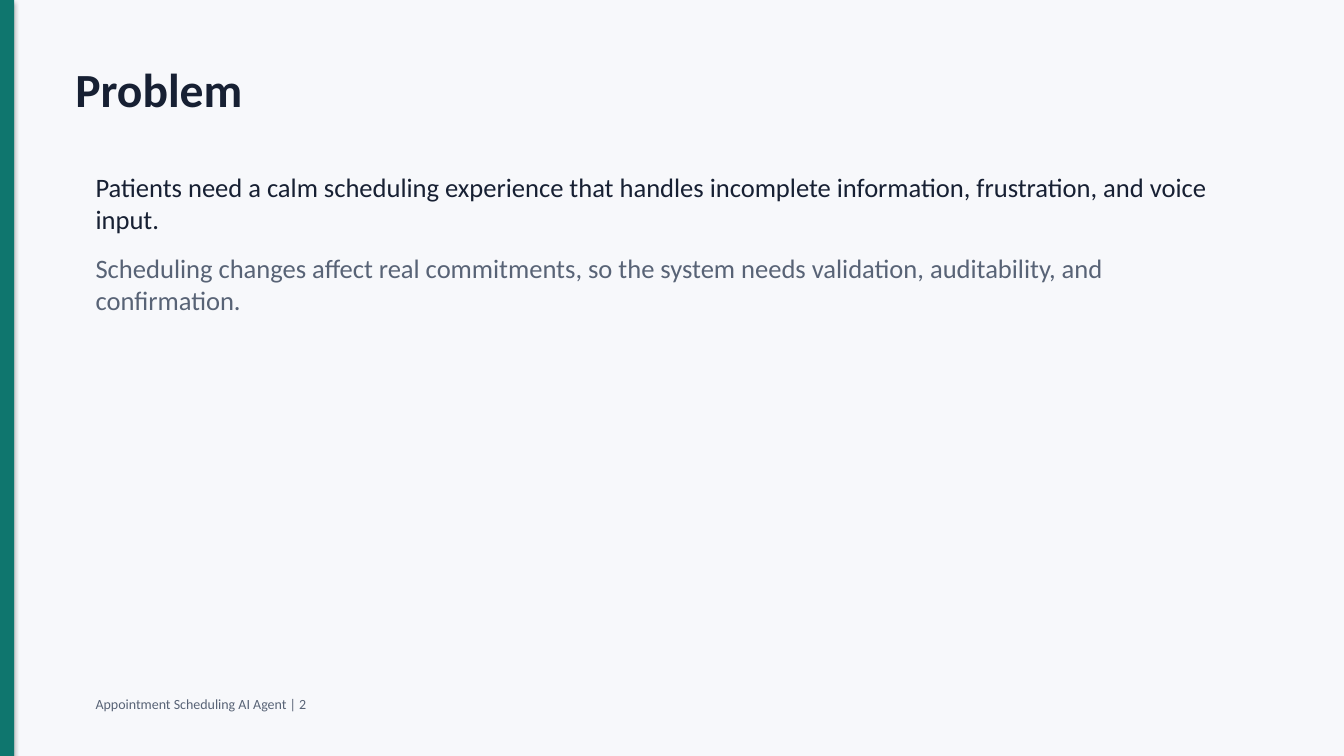
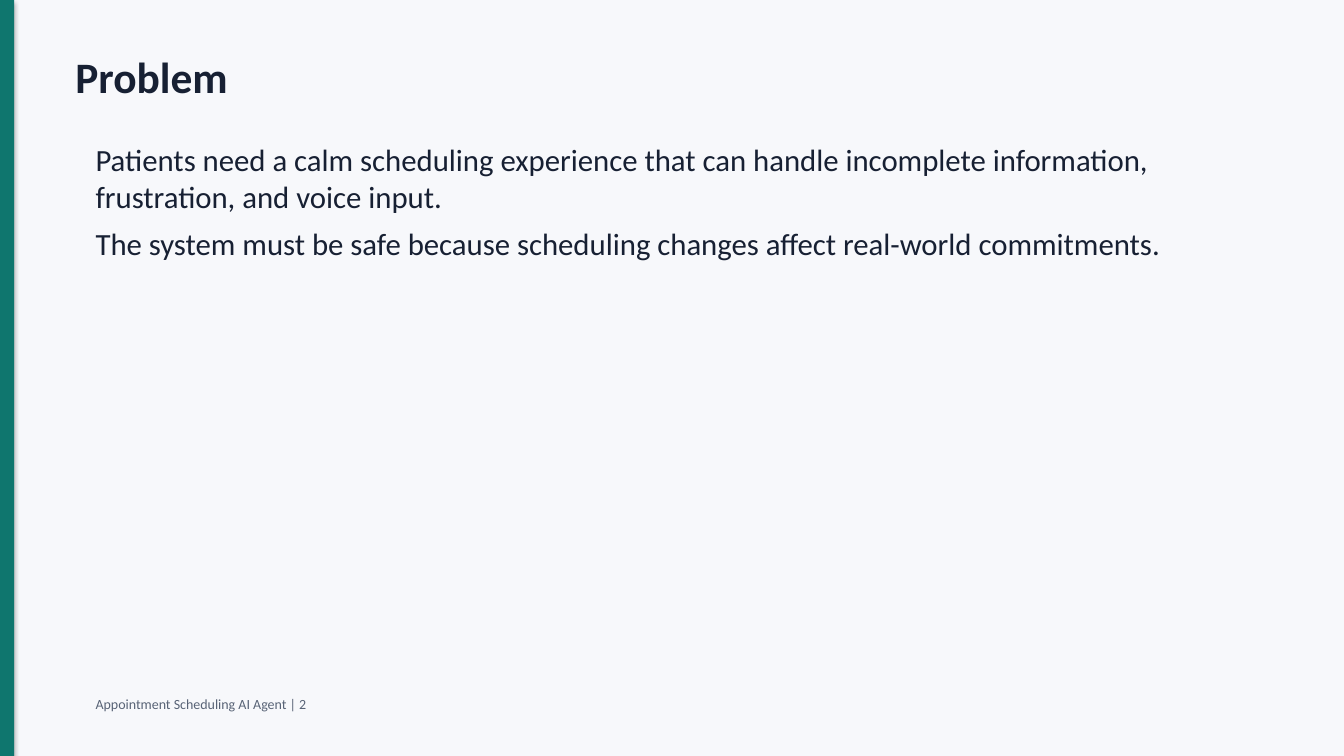
Before and after one commit to amankumarhal/scheduling_agent, a slide deck: slide 2 of docs/appointment_agent_interview_deck.pptx. Drawn at 1344x756 pixels with LibreOffice and Linux fonts; fonts in the diff are those of the drawing. Boxes give left, top, right and bottom in pixels: in the first picture for what was removed or moved away, otherwise in the second. Text is boxed around its words. In the diff, an @@ line names an element or a change of style, - is before the commit and + after.

Commit message:
Expand production system design slides

```diff
--- a/docs/appointment_agent_interview_deck.pptx
+++ b/docs/appointment_agent_interview_deck.pptx
@@ text "Problem": place and size @@
-text "Problem" at (75, 73, 242, 108)
+text "Problem" at (75, 62, 227, 94)
@@ text "Problem" at (75, 62, 227, 94): size 34 to 31 pt @@
@@ text at (96, 149, 1160, 261): text changed; size 19 to 22 pt @@
-Patients need a calm scheduling experience that handles incomplete information, frustration, and voice input.
-Scheduling changes affect real commitments, so the system needs validation, auditability, and confirmation.
+Patients need a calm scheduling experience that can handle incomplete information, frustration, and voice input.
+The system must be safe because scheduling changes affect real-world commitments.
```
Also in this commit, not shown: 10 other slides changed, 14 slides added, 4 slides removed, 1 other file.
